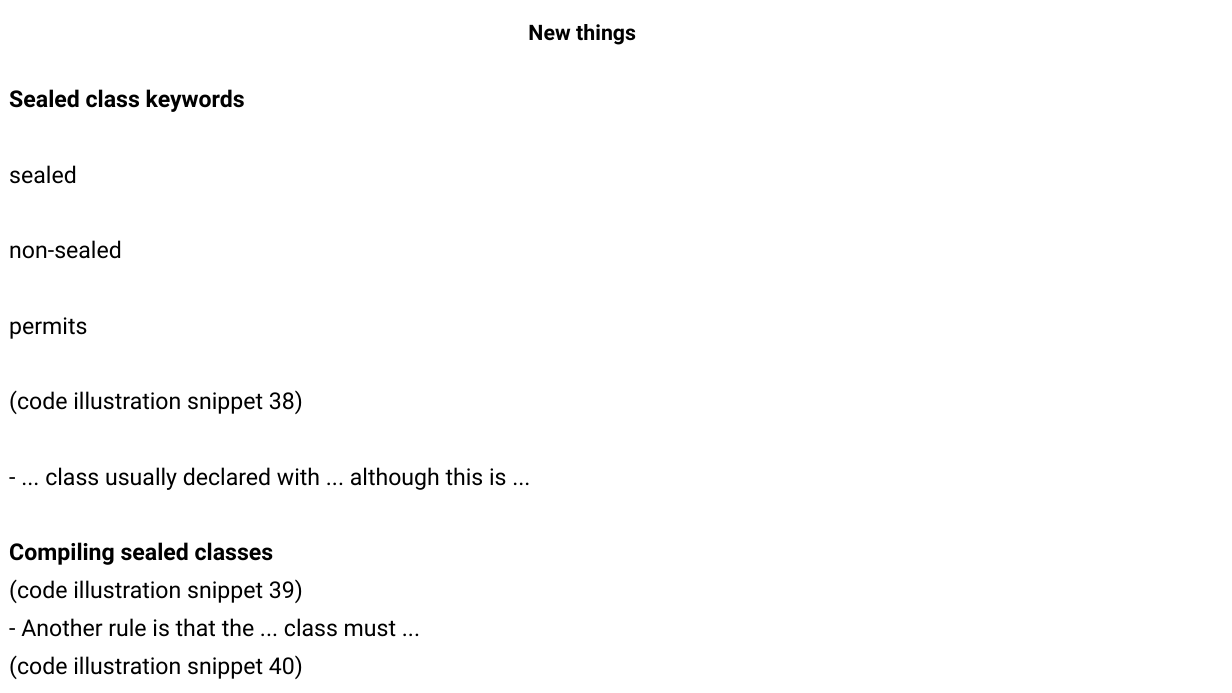
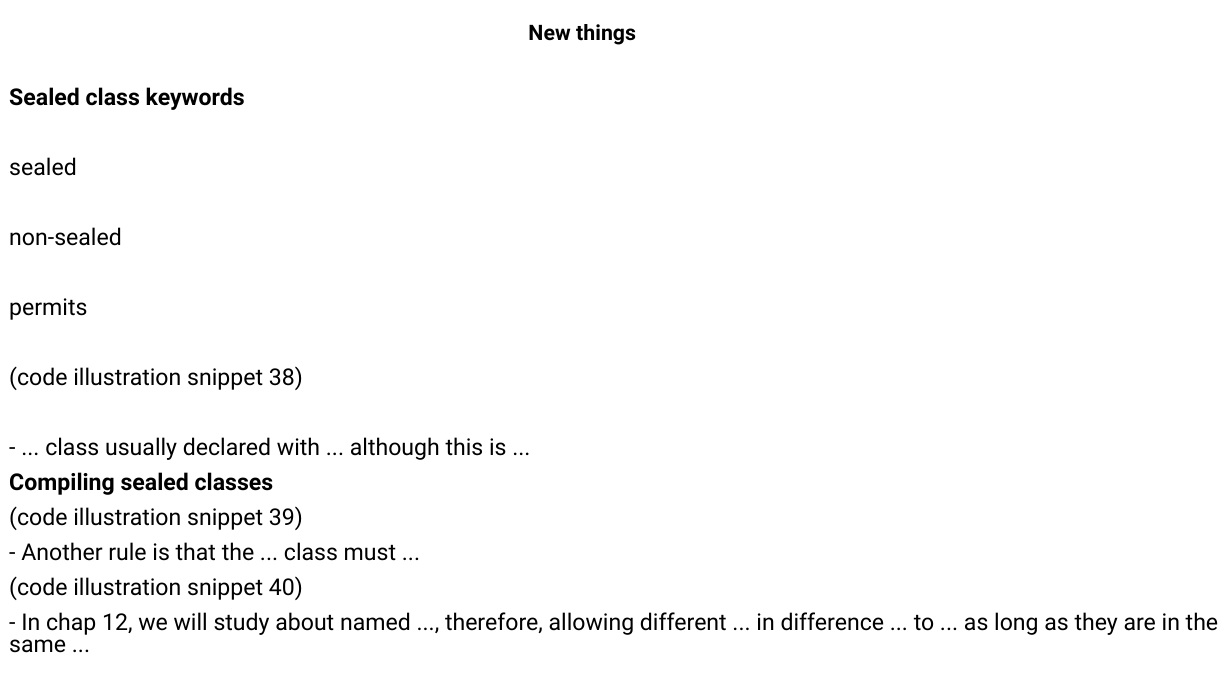
Before and after one commit to MaiDinhVinh/CS-Java, a slide deck: slide 24 of OCP17/old progress/Chapter 6 - Class Design and Chapter 7 - Beyond classes.pptx (slide 22 before the commit). Drawn at 1232x693 pixels with LibreOffice and Linux fonts; fonts in the diff are those of the drawing. Boxes give left, top, right and bottom in pixels: in the first picture for what was removed or moved away, otherwise in the second. Text is boxed around its words. In the diff, an @@ line names an element or a change of style, - is before the commit and + after.

```diff
--- a/OCP17/old progress/Chapter 6 - Class Design and Chapter 7 - Beyond classes.pptx
+++ b/OCP17/old progress/Chapter 6 - Class Design and Chapter 7 - Beyond classes.pptx
@@ text at box(9, 87, 507, 600): line spacing 0.9 to 0.8 @@
@@ text at box(9, 612, 1219, 653): paragraph added @@
+- In chap 12, we will study about named ..., therefore, allowing different ... in difference ... to ... as long as they are in the same ...
```
Also in this commit, not shown: 8 other slides changed, 2 slides added.
